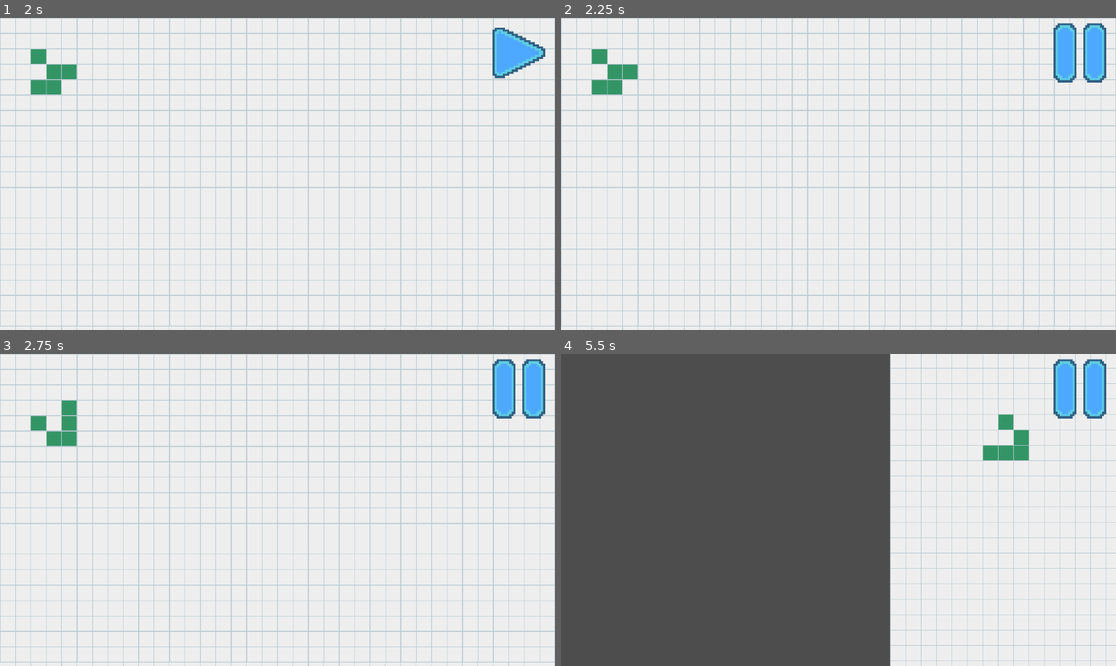
Above: before the commit, frames 1-4 (two rows, left to right).
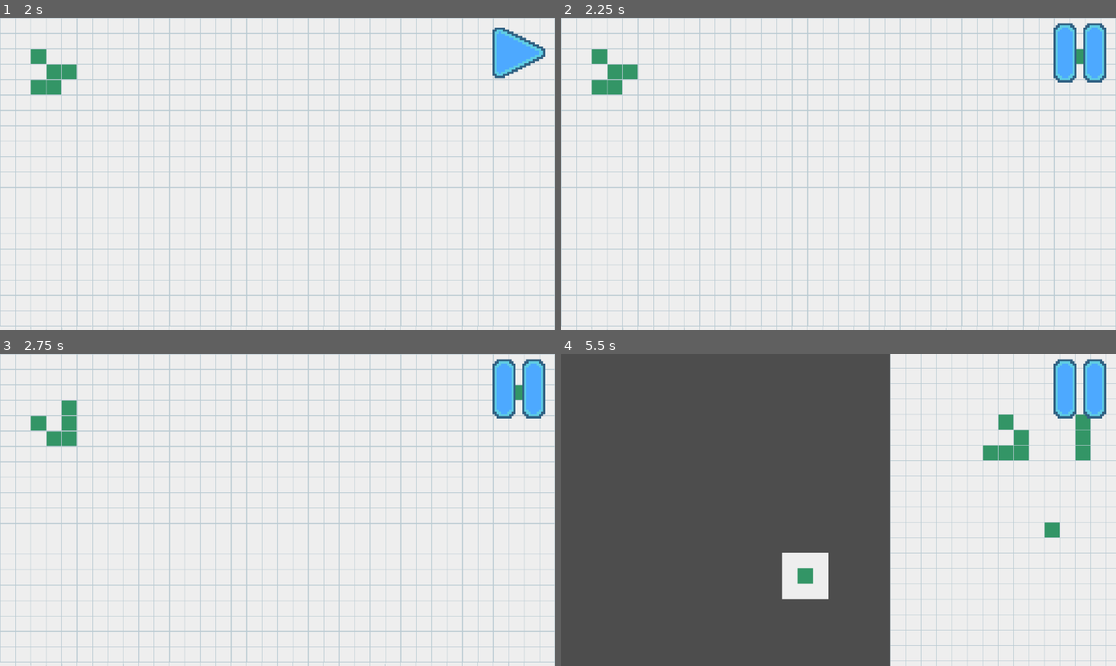
Above: after the commit, the same moments.

Repository: amaark/conways-game-of-life
Game: Godot game, scene res://scenes/main.tscn
Same seed, same stepped clock (60 frames per second), same inputs: the game is played once before the commit and once after it.
Inputs (mouse positions are in pixels of both pictures, inside the frame that each line leads up to):
- Up to frame 1 (2 s): click (521, 52) at 0.5 s; click (521, 52) at 1.25 s
- Up to frame 2 (2.25 s): click (1082, 52) at 2 s
- Up to frame 3 (2.75 s): no input
- Up to frame 4 (5.5 s): move the mouse to (960, 494) at 2.77 s; click (960, 494) at 2.85 s; move the mouse to (727, 525) at 3.52 s; tap S (camera_move_down) at 3.6 s; click (727, 525) at 3.8 s; move the mouse to (894, 441) at 4.27 s; hold A (camera_move_left) 4.28-5.03 s; click (894, 441) at 4.55 s; move the mouse to (810, 572) at 5.02 s; tap D (camera_move_right) at 5.1 s; click (810, 572) at 5.3 s

Frame 1 is identical in both runs. In frame 2, less than 0.1% of the frame differs, in the area x 92-95%, y 10-15%; in frame 3, less than 0.1%; in frame 4, 1.8%, in the area x 39-96%, y 19-79%.

Commit message:
Add painting and erasing cells while holding left click

Diff:
--- a/project.godot
+++ b/project.godot
@@ -56,7 +56,7 @@
 "events": [Object(InputEventMouseButton,"resource_local_to_scene":false,"resource_name":"","device":-1,"window_id":0,"a …(258 unchanged characters)…
 ]
 }
-paint_tile={
+paint_cell={
 "deadzone": 0.2,
 "events": [Object(InputEventMouseButton,"resource_local_to_scene":false,"resource_name":"","device":-1,"window_id":0,"a …(259 unchanged characters)…
 ]
--- a/scenes/main.gd
+++ b/scenes/main.gd
@@ -2,8 +2,6 @@
 
 @onready var evolution_timer: Timer = $EvolutionTimer
 @onready var grid: TileMapLayer = $Grid
-
-var paused: bool = true
 
 var live_cells: Dictionary[Vector2i, int] = {
 	Vector2i(1, 3): 0,
@@ -24,6 +22,12 @@
 	Vector2i(1, 1),
 	]
 
+var paused: bool = true
+
+var prev_mouse_pos
+
+var painting_mode: bool
+
 func _ready() -> void:
 	for coords in live_cells:
 		grid.set_cell_state(coords, true)
@@ -34,15 +38,26 @@
 	click()
 
 func click() -> void:
-	if paused and Input.is_action_just_pressed("paint_tile"):
+	if Input.is_action_just_pressed("paint_cell"):
+		painting_mode = not grid.local_to_map(get_global_mouse_position()) in live_cells
+
+	if Input.is_action_pressed("paint_cell"):
 		var coords := grid.local_to_map(get_global_mouse_position())
-		var new_state := not coords in live_cells
-		grid.set_cell_state(coords, new_state)
 
-		if new_state:
+		# Debounce
+		if coords == prev_mouse_pos:
+			return
+
+		prev_mouse_pos = coords
+		grid.set_cell_state(coords, painting_mode)
+
+		if painting_mode:
 			live_cells[coords] = 0
 		else:
 			live_cells.erase(coords)
+
+	if Input.is_action_just_released("paint_cell"):
+		prev_mouse_pos = null
 
 func _on_evolution_timer_timeout() -> void:
 	if not paused:
